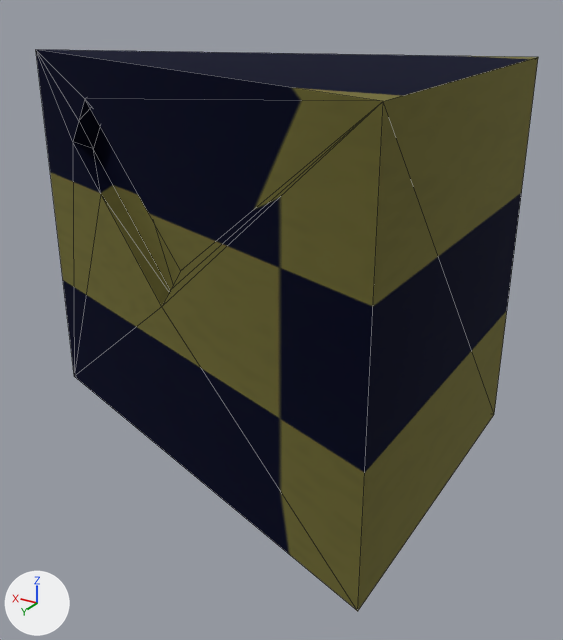
The glTF model data/model/model_55.glb: old version first, new version second.
Rendered twice from a 50 mm lens placed at (-1.53, 2.66, 1.96), pointed at (0.08, -0.01, 0.62). The lights are fixed; the arrows at lower left show +X, +Y and +Z. The first picture is the older version. Mesh edges are drawn as thin lines. Vertices at exactly the same position are counted once.

The older version as bpy lines, for what is in view:
```python
me_geometry_0 = bpy.data.meshes.new('geometry_0')
me_geometry_0.from_pydata(...)  # 17 vertices, 30 faces; spans x -0.69..1.39, y -0.77..0.77, z 0.0..1.68
me_geometry_0.materials.append(mat_material_0)  # picture img_image_0
ob_geometry_0 = bpy.data.objects.new('geometry_0', me_geometry_0)
ob_geometry_0.location = (0.0, 0.0, 0.0)
```
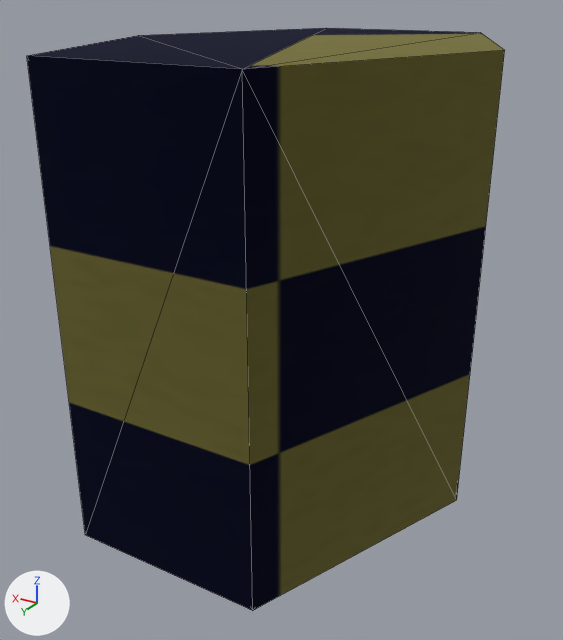
Boxes [x1, y1, x2, y2] around the edits, measured in the pictures (563 x 640 px):
'geometry_0', reshaped: before [36, 50, 538, 611]; after [27, 28, 505, 611]

The change in detail:
me_geometry_0 is used by ob_geometry_0; location (0.0, 0.0, 0.0).
me_geometry_0 had 17 vertices, 30 faces and spanned x -0.69..1.39, y -0.77..0.77, z 0.0..1.68.
me_geometry_0 now has 12 vertices, 20 faces and spans x -0.77..0.77, y -0.95..0.95, z 0.0..1.76.
me_geometry_0 part 1: the whole mesh is rebuilt.
